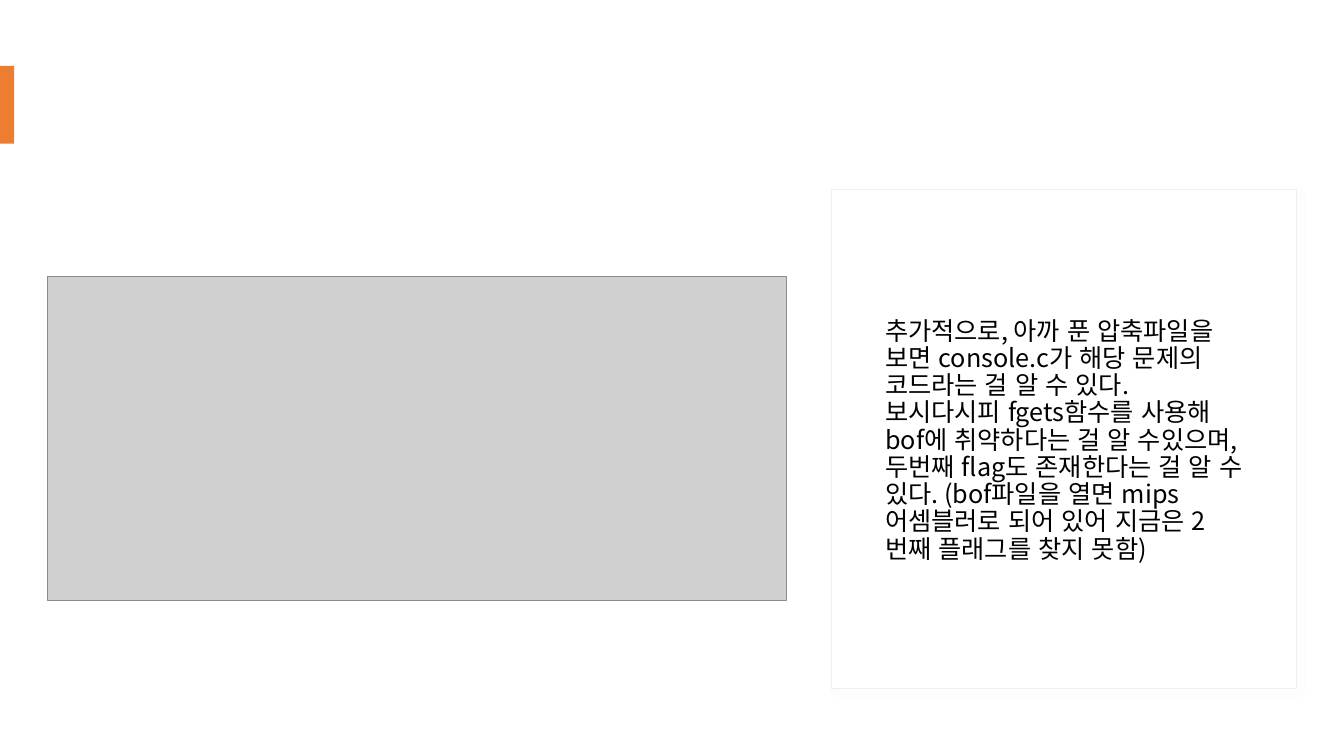
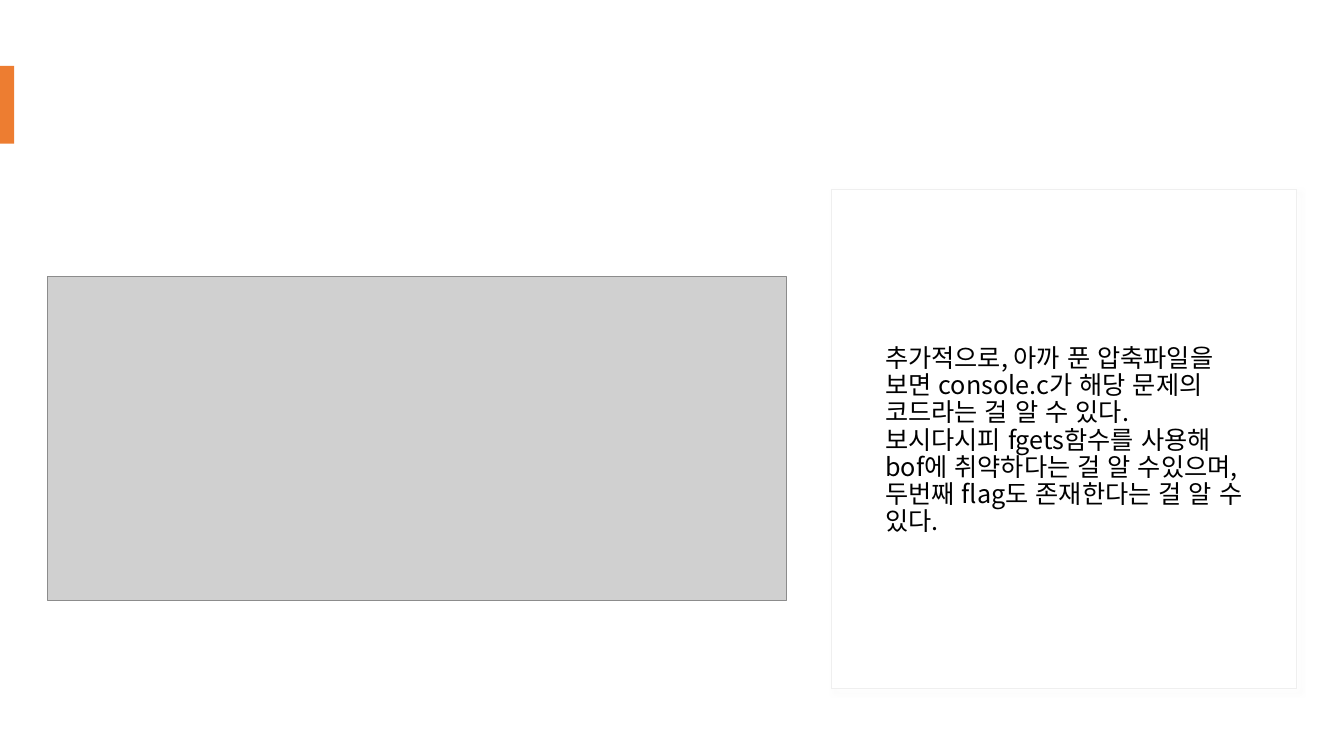
Before and after one commit to WinterMute1000/MyArchive, a slide deck: slide 7 of Google CTF for beginner 2019/Stop GAN.pptx. Drawn at 1344x756 pixels with LibreOffice and Linux fonts; fonts in the diff are those of the drawing; grey boxes stand for pictures. Boxes give left, top, right and bottom in pixels: in the first picture for what was removed or moved away, otherwise in the second. Text is boxed around its words. In the diff, an @@ line names an element or a change of style, - is before the commit and + after.

```diff
--- a/Google CTF for beginner 2019/Stop GAN.pptx
+++ b/Google CTF for beginner 2019/Stop GAN.pptx
@@ text at [885, 346, 1242, 532]: text changed @@
-추가적으로, 아까 푼 압축파일을 보면 console.c가 해당 문제의 코드라는 걸 알 수 있다. 보시다시피 fgets함수를 사용해 bof에 취약하다는 걸 알 수있으며, 두번째 flag도 존재한다는 걸 알 수 있다. (bof파일을 열면 mips어셈블러로 되어 있어 지금은 2번째 플래그를 찾지 못함)
+추가적으로, 아까 푼 압축파일을 보면 console.c가 해당 문제의 코드라는 걸 알 수 있다. 보시다시피 fgets함수를 사용해 bof에 취약하다는 걸 알 수있으며, 두번째 flag도 존재한다는 걸 알 수 있다.
```
Also in this commit, not shown: 4 slides added.
